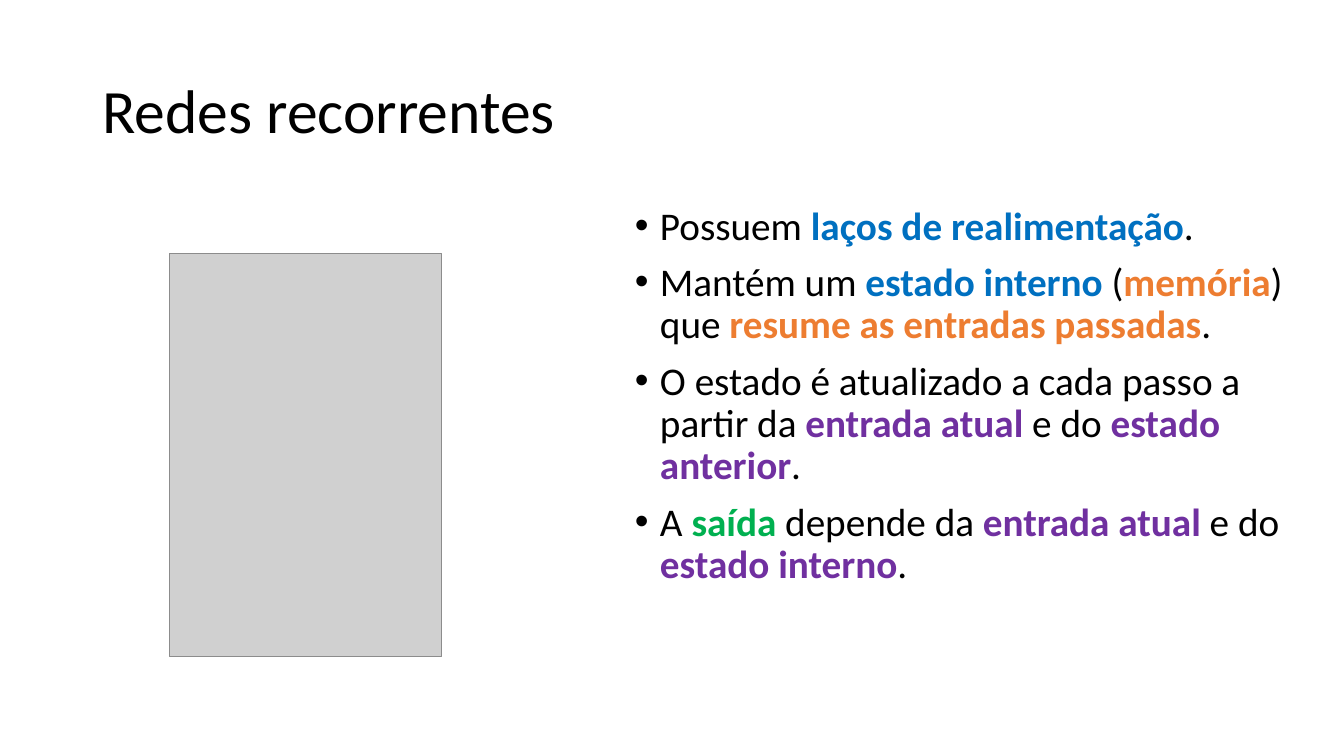
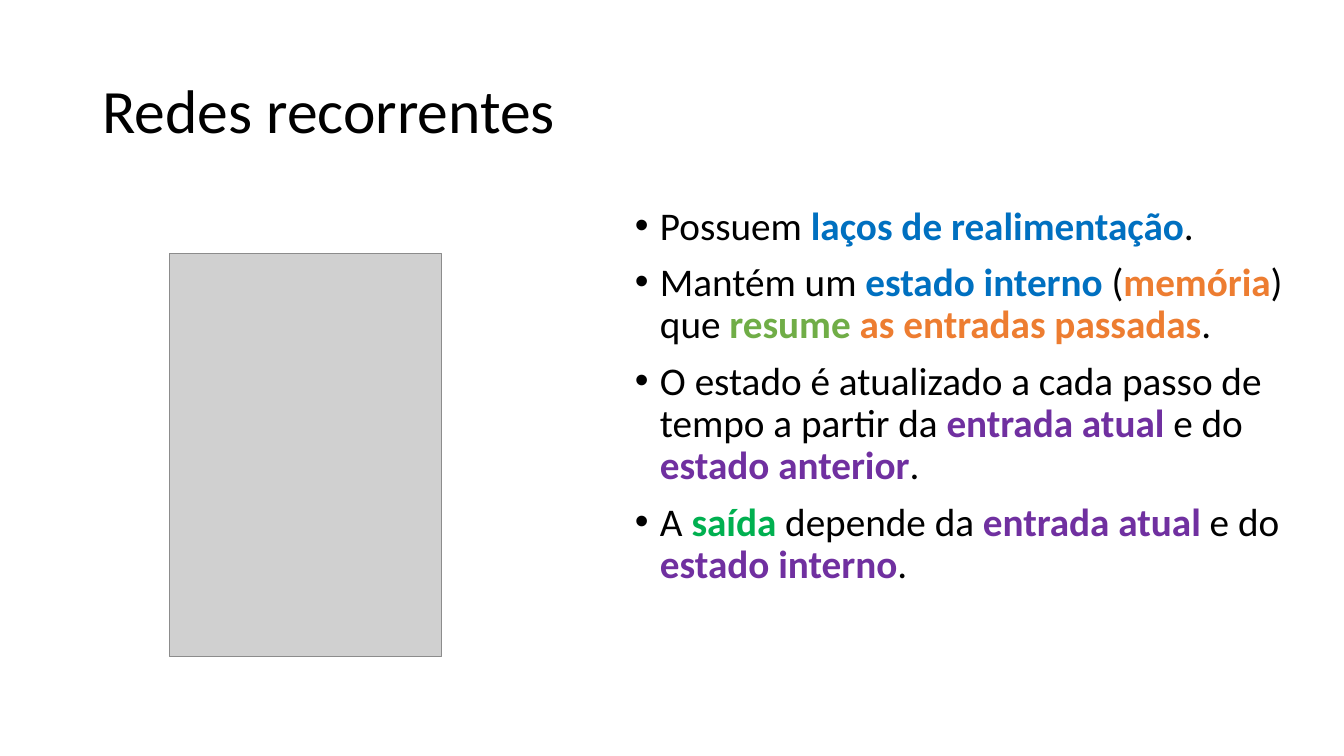
Before and after one commit to zz4fap/c24_inteligencia_artificial, a slide deck: slide 8 of slides/C24_RNN.pptx. Drawn at 1344x756 pixels with LibreOffice and Linux fonts; fonts in the diff are those of the drawing; grey boxes stand for pictures. Boxes give left, top, right and bottom in pixels: in the first picture for what was removed or moved away, otherwise in the second. Text is boxed around its words. In the diff, an @@ line names an element or a change of style, - is before the commit and + after.

```diff
--- a/slides/C24_RNN.pptx
+++ b/slides/C24_RNN.pptx
@@ text at bbox=[660, 267, 1283, 345]: text colour #ED7D31 to #70AD47 in "resume" @@
@@ text at bbox=[660, 367, 1261, 480]: text changed @@
-• O estado é atualizado a cada passo a partir da entrada atual e do estado anterior.
+• O estado é atualizado a cada passo de tempo a partir da entrada atual e do estado anterior.
```
Also in this commit, not shown: 8 other slides changed, 1 other file.
